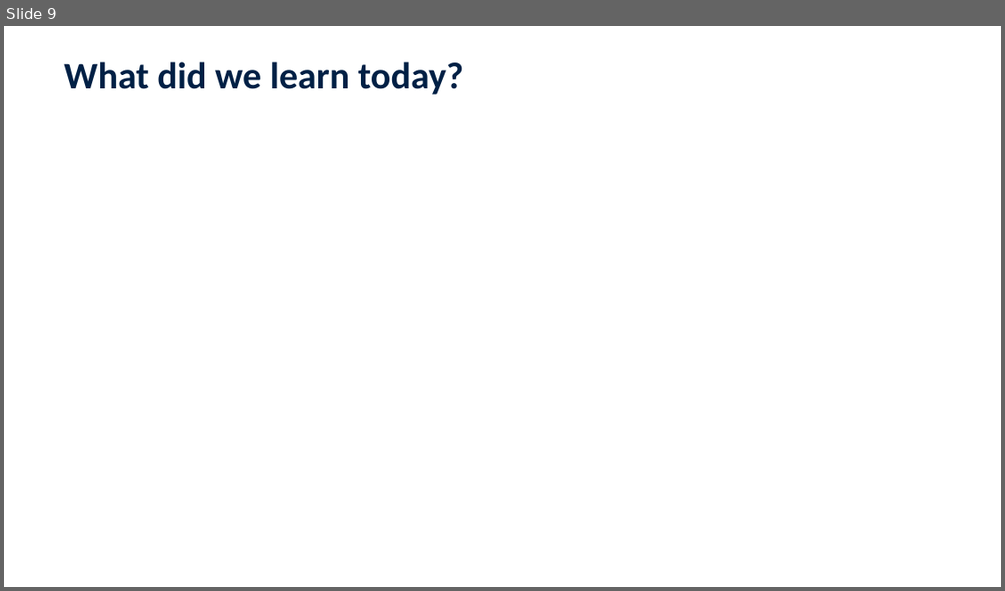
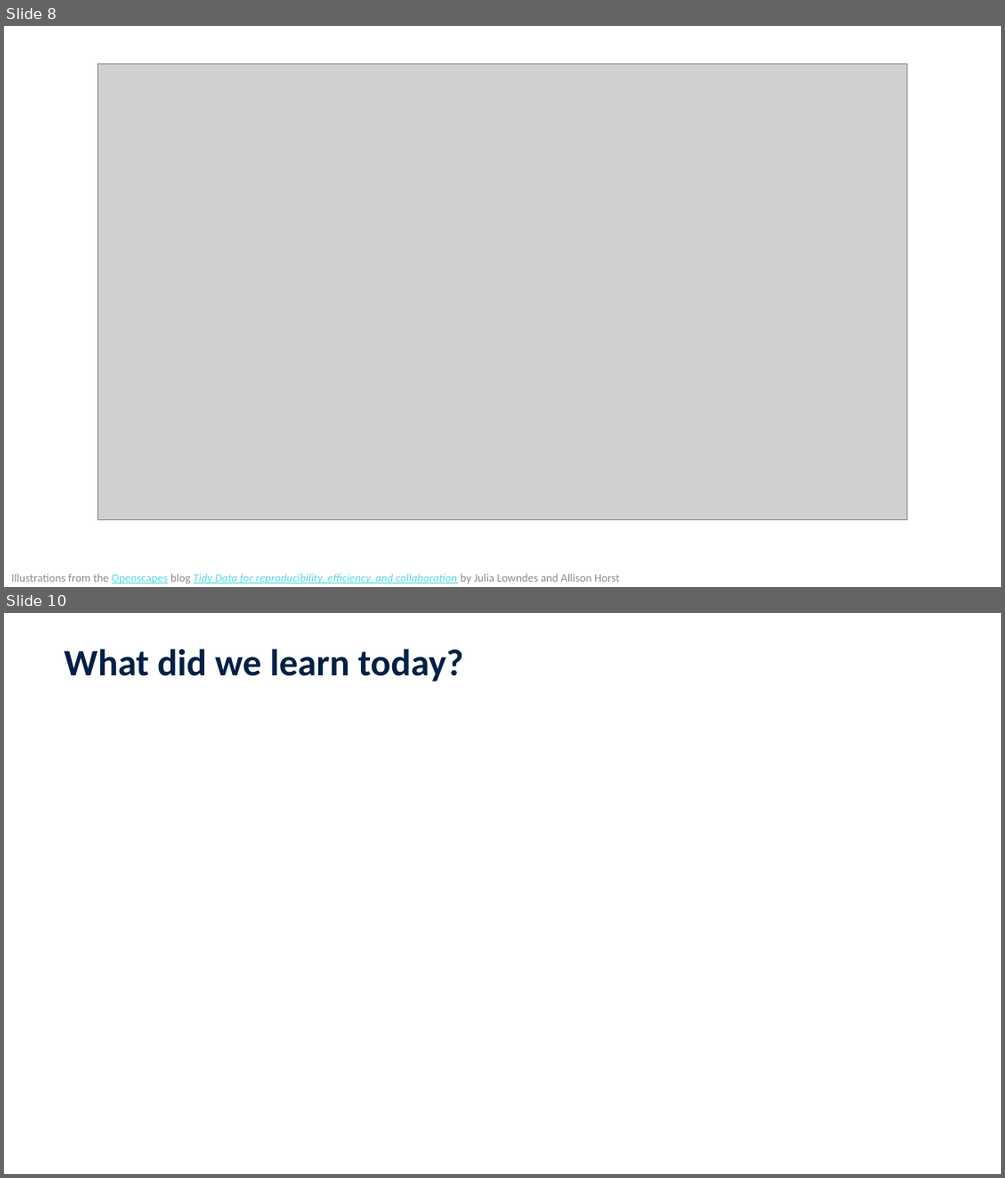
Before and after one commit to jennschilling/sentiment-analysis-in-R, a slide deck: slides/Sentiment Analysis in R.pptx. Shown one above the other, each under a label of ours: slide 9 before the commit, slides 8 and 10 after it; the slides between them are not shown. The pictures are 1005x591 and 1005x1178 pixels, drawn with LibreOffice and Linux fonts; fonts in the diff are those of the drawing; grey boxes stand for pictures; background and template pictures are left out. Boxes give left, top, right and bottom in pixels: in the first picture for what was removed or moved away, otherwise in the second. Text is boxed around its words. In the diff, an @@ line names an element or a change of style, - is before the commit and + after.

```diff
--- a/slides/Sentiment Analysis in R.pptx
+++ b/slides/Sentiment Analysis in R.pptx
@@ slide 8 added at <box>4,26,1001,587</box>, background #FFFFFF @@
@@ picture added at <box>97,63,907,519</box> @@
@@ text added at <box>11,573,619,583</box>, 11 pt, text #58DBE2, underline @@
+Illustrations from the Openscapes blog Tidy Data for reproducibility, efficiency, and collaboration by Julia Lowndes and Allison Horst
@@ what was slide 9 is now slide 10 @@
```
Also in this commit, not shown: 3 slides changed, 1 other slide added, 1 slide removed, 2 other files.
